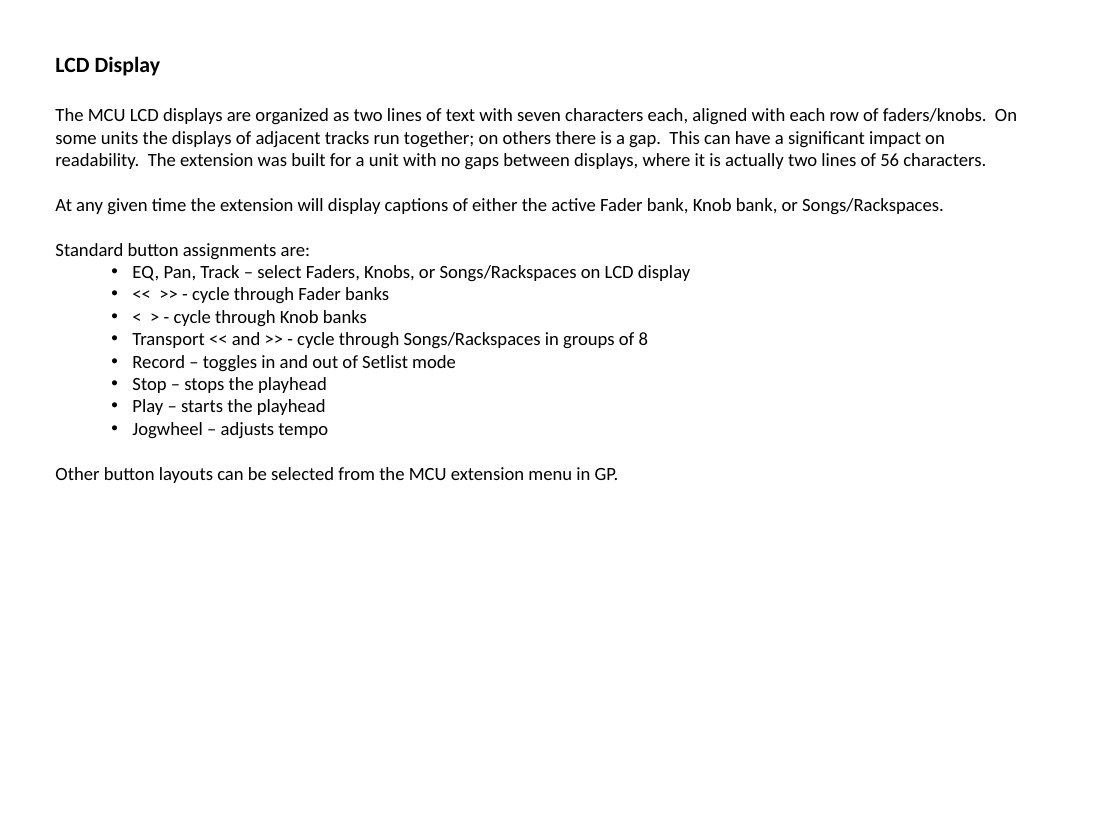
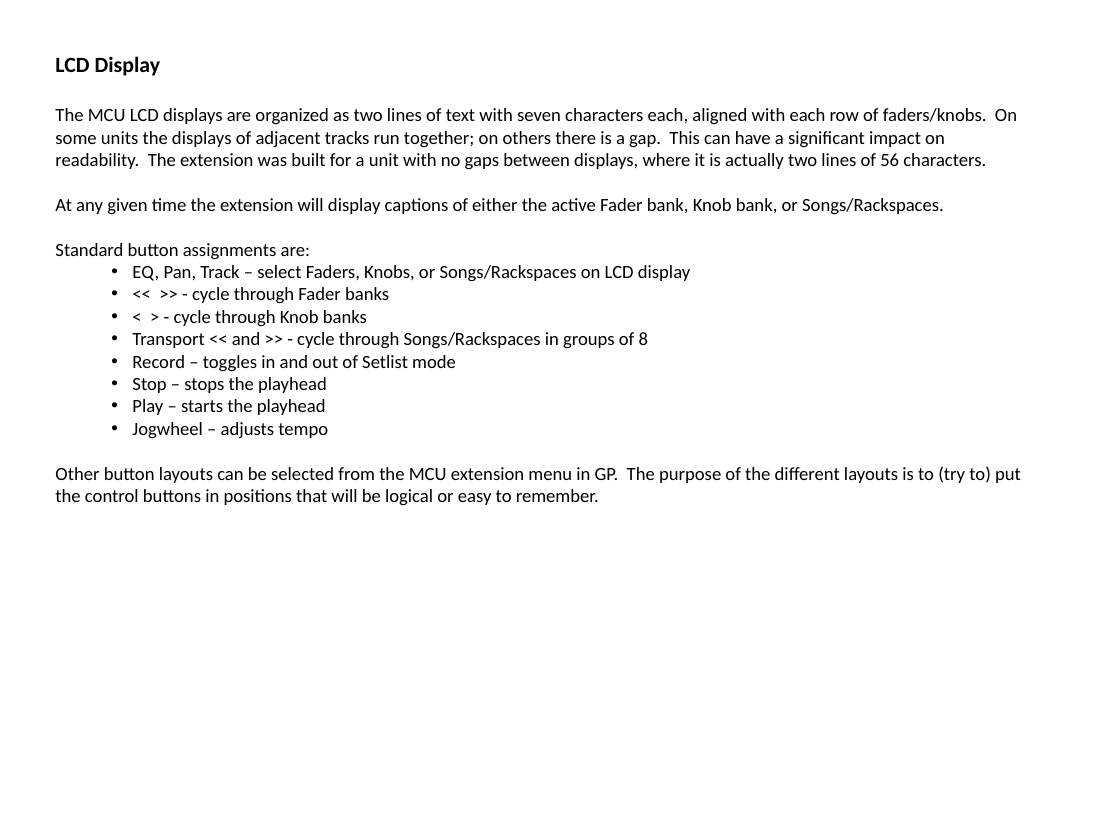
Before and after one commit to WidnerM/GP-MCU, a slide deck: slide 5 of MCU Extension.pptx. Drawn at 1120x840 pixels with LibreOffice and Linux fonts; fonts in the diff are those of the drawing. Boxes give left, top, right and bottom in pixels: in the first picture for what was removed or moved away, otherwise in the second. Text is boxed around its words. In the diff, an @@ line names an element or a change of style, - is before the commit and + after.

Commit message:
Doc update

```diff
--- a/MCU Extension.pptx
+++ b/MCU Extension.pptx
@@ text at (55, 466, 1021, 506): text changed @@
-Other button layouts can be selected from the MCU extension menu in GP.
+Other button layouts can be selected from the MCU extension menu in GP. The purpose of the different layouts is to (try to) put the control buttons in positions that will be logical or easy to remember.
```
Also in this commit, not shown: 1 other slide changed, 3 slides added.
